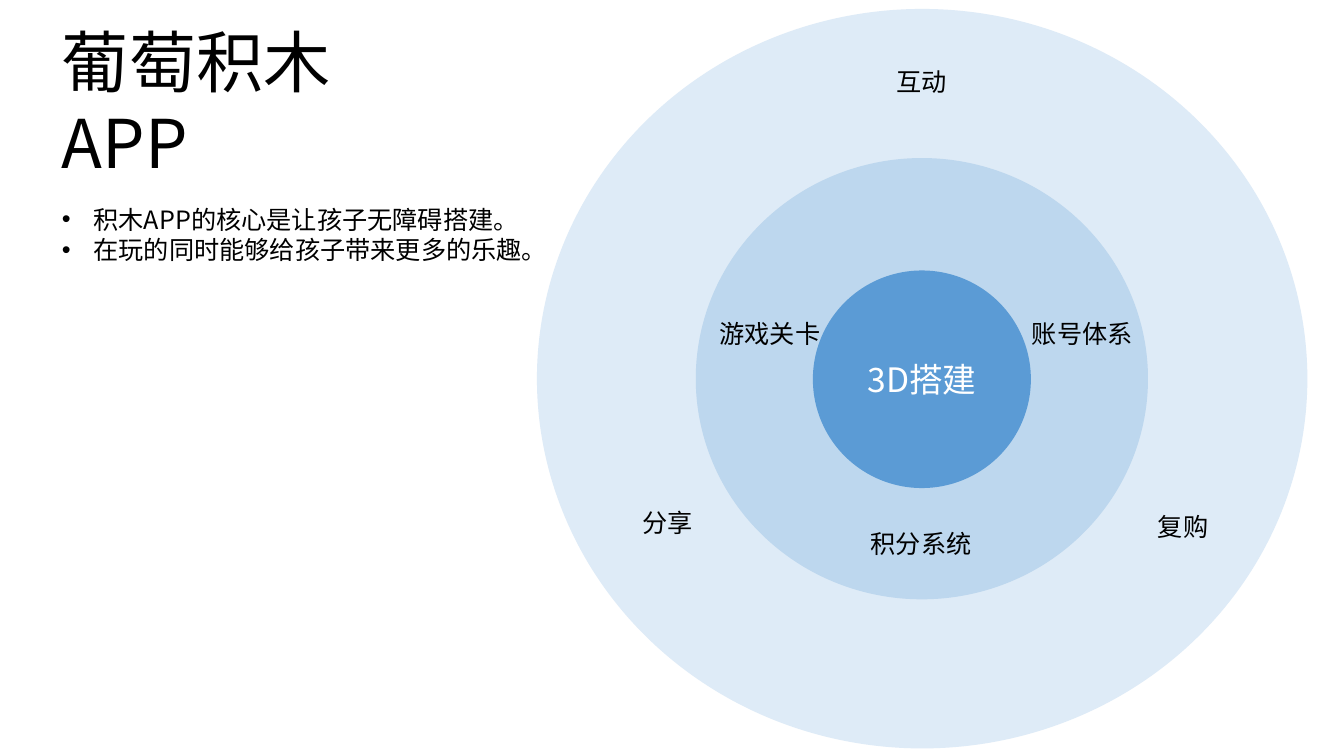
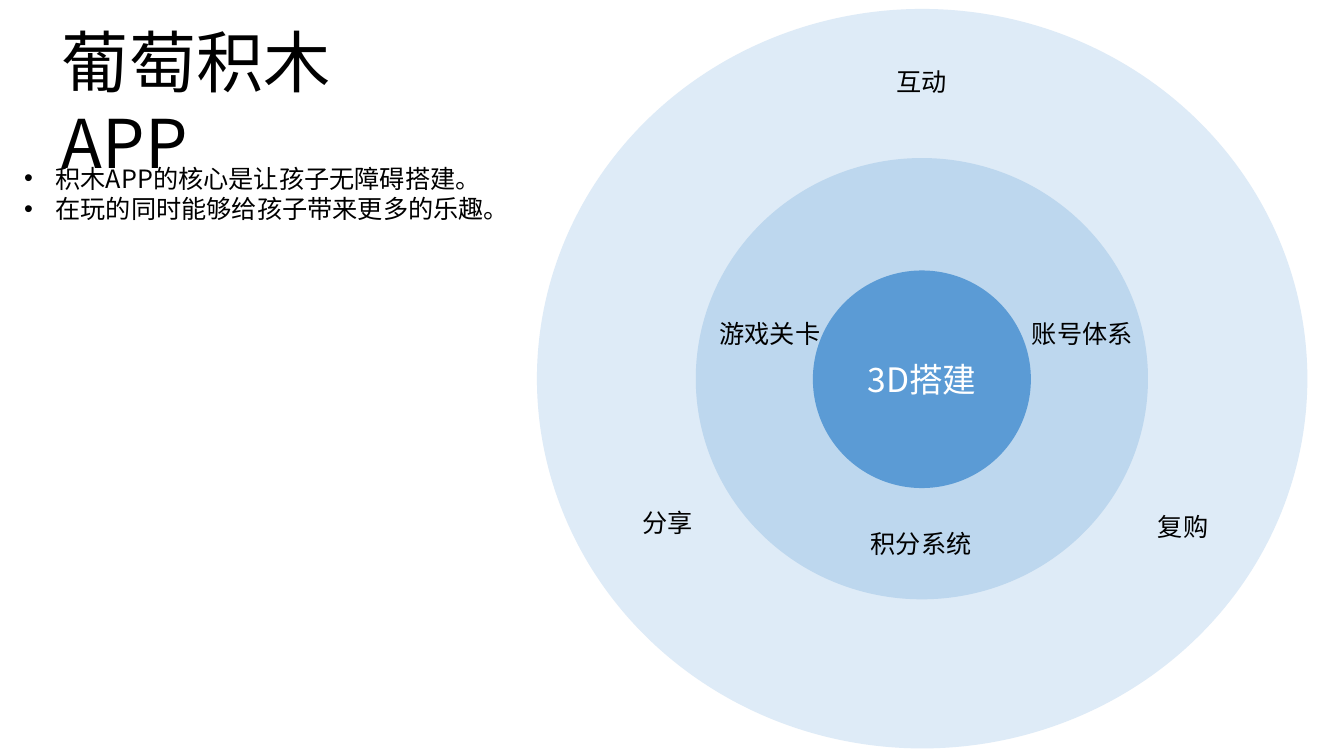
Before and after one commit to kevin0501/go, a slide deck: slide 4 of 需求/积木APP思路.pptx (slide 1 before the commit). Drawn at 1344x756 pixels with LibreOffice and Linux fonts; fonts in the diff are those of the drawing. Boxes give left, top, right and bottom in pixels: in the first picture for what was removed or moved away, otherwise in the second. Text is boxed around its words. In the diff, an @@ line names an element or a change of style, - is before the commit and + after.

```diff
--- a/需求/积木APP思路.pptx
+++ b/需求/积木APP思路.pptx
@@ text "积木APP的核心是让孩子无障碍搭建。" rewrapped from (93,207,547,261) to (56,162,510,220) @@
```
Also in this commit, not shown: 4 slides added, 1 slide removed.
